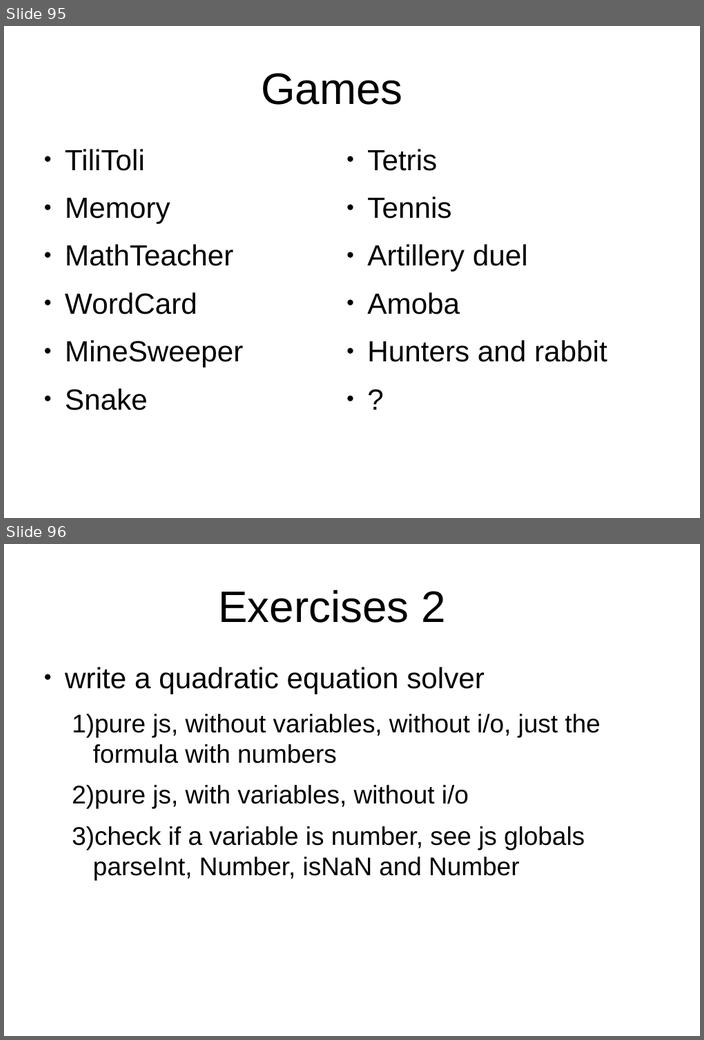
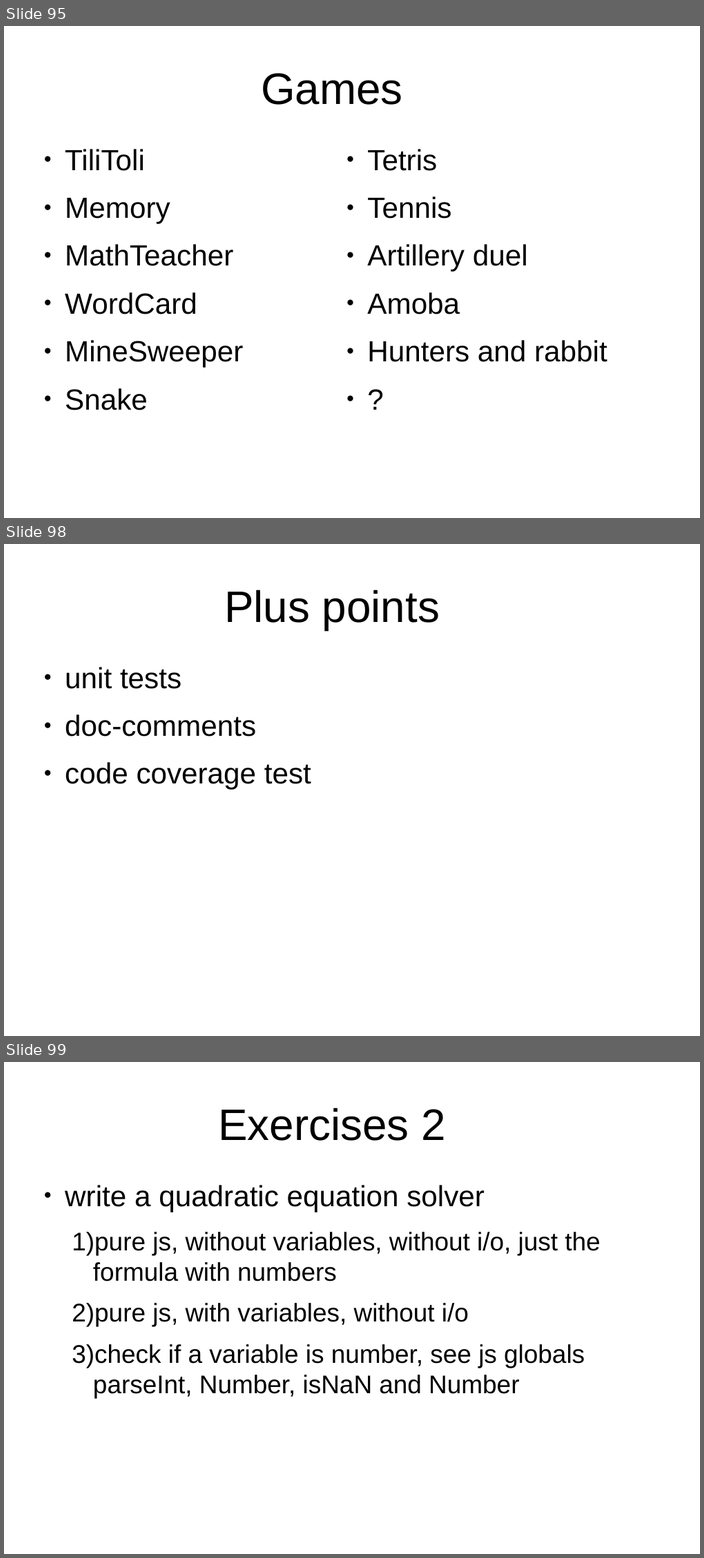
Before and after one commit to peterborkuti/other, a slide deck: JavaScriptBasics/jsbasics-slide.odp. Shown one above the other, each under a label of ours: slides 95 and 96 before the commit, slides 95, 98 and 99 after it; the slides between them are not shown. The pictures are 704x1040 and 704x1558 pixels, drawn with LibreOffice and Linux fonts; fonts in the diff are those of the drawing; background and template pictures are left out. Boxes give left, top, right and bottom in pixels: in the first picture for what was removed or moved away, otherwise in the second. Text is boxed around its words. In the diff, an @@ line names an element or a change of style, - is before the commit and + after.

```diff
--- a/JavaScriptBasics/jsbasics-slide.odp
+++ b/JavaScriptBasics/jsbasics-slide.odp
@@ slide 98 added at [4,544,700,1036], background #FFFFFF @@
@@ title added at [224,590,439,630], 53.3 pt, text #000000 @@
+Plus points
@@ text added at [65,667,311,790], 35.3 pt, text #000000 @@
+● unit tests
+● doc-comments
+● code coverage test
@@ what was slide 96 is now slide 99 @@
```
Also in this commit, not shown: 1 slide changed, 2 other slides added, 6 other files.
